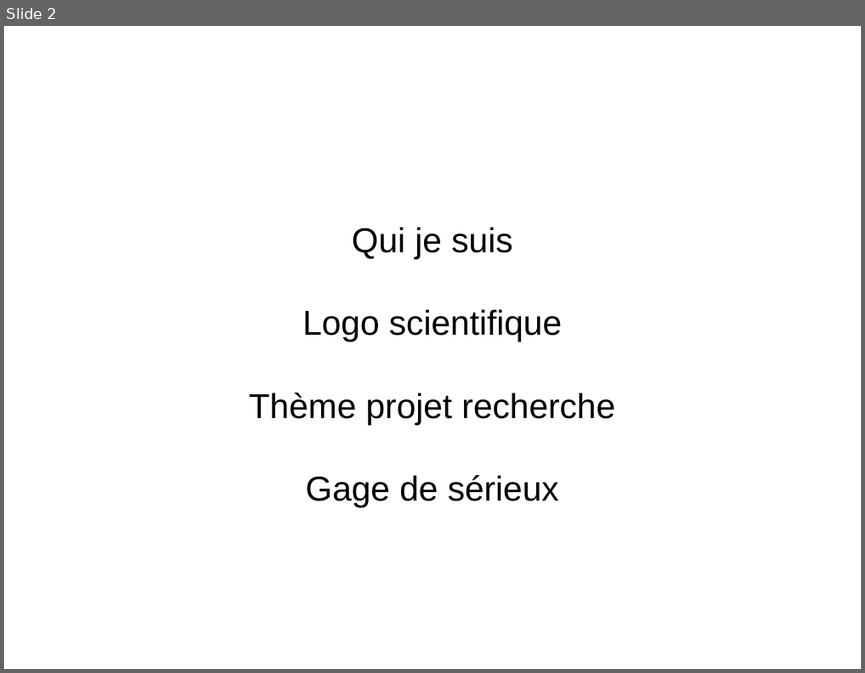
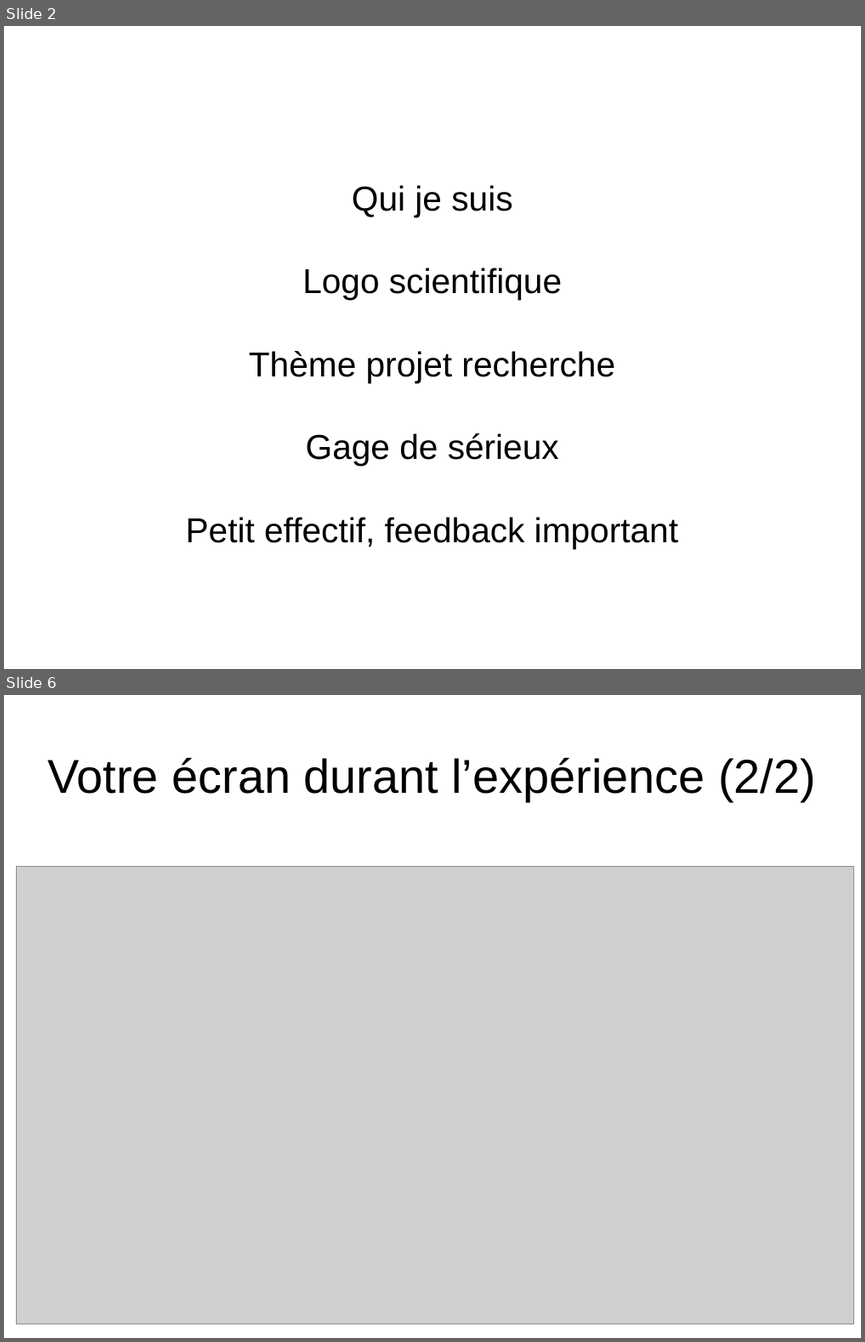
Before and after one commit to DamienMAYAUX/pilot_LEEP_RS, a slide deck: presentation_202105XX.odp. Shown one above the other, each under a label of ours: slide 2 before the commit, slides 2 and 6 after it; the slides between them are not shown. The pictures are 865x673 and 865x1342 pixels, drawn with LibreOffice and Linux fonts; fonts in the diff are those of the drawing; grey boxes stand for pictures. Boxes give left, top, right and bottom in pixels: in the first picture for what was removed or moved away, otherwise in the second. Text is boxed around its words. In the diff, an @@ line names an element or a change of style, - is before the commit and + after.

```diff
--- a/presentation_202105XX.odp
+++ b/presentation_202105XX.odp
@@ slide 6 added at (4, 695, 861, 1338), background #FFFFFF @@
@@ title added at (48, 758, 816, 801), 44 pt, text #000000 @@
+Votre écran durant l’expérience (2/2)
@@ picture added at (17, 866, 855, 1323) @@
@@ slide 2 changed as well @@
@@ subtitle at (186, 516, 678, 549): paragraph added @@
+Petit effectif, feedback important
```
Also in this commit, not shown: 5 other slides added, 5 slides removed, 28 other files.
